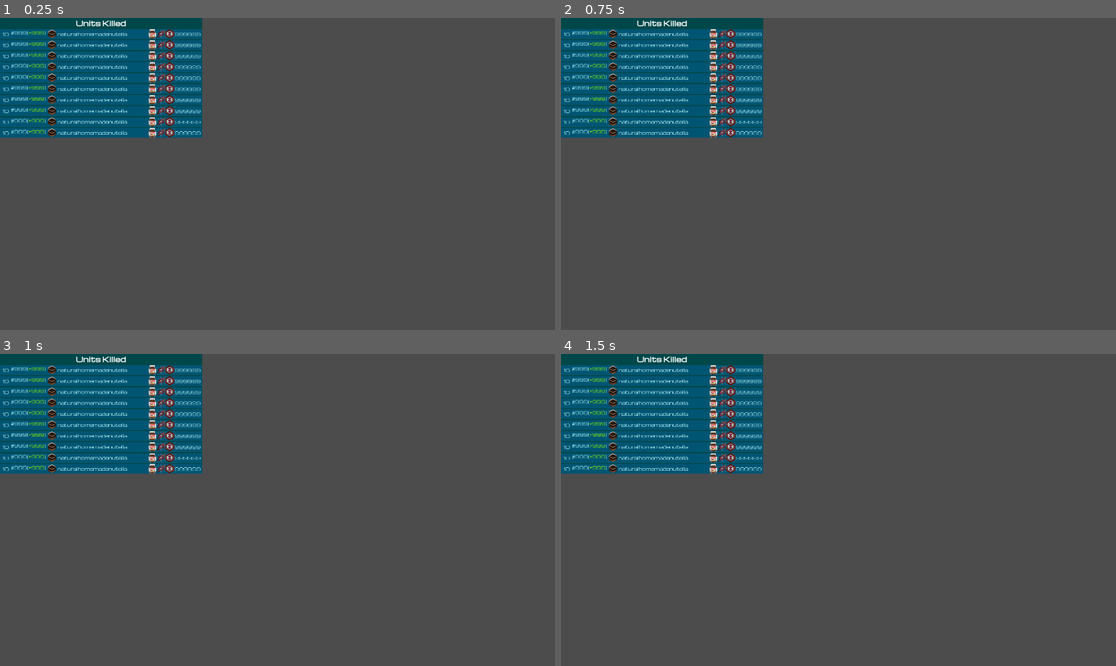
Above: before the commit, frames 1-4 (two rows, left to right).
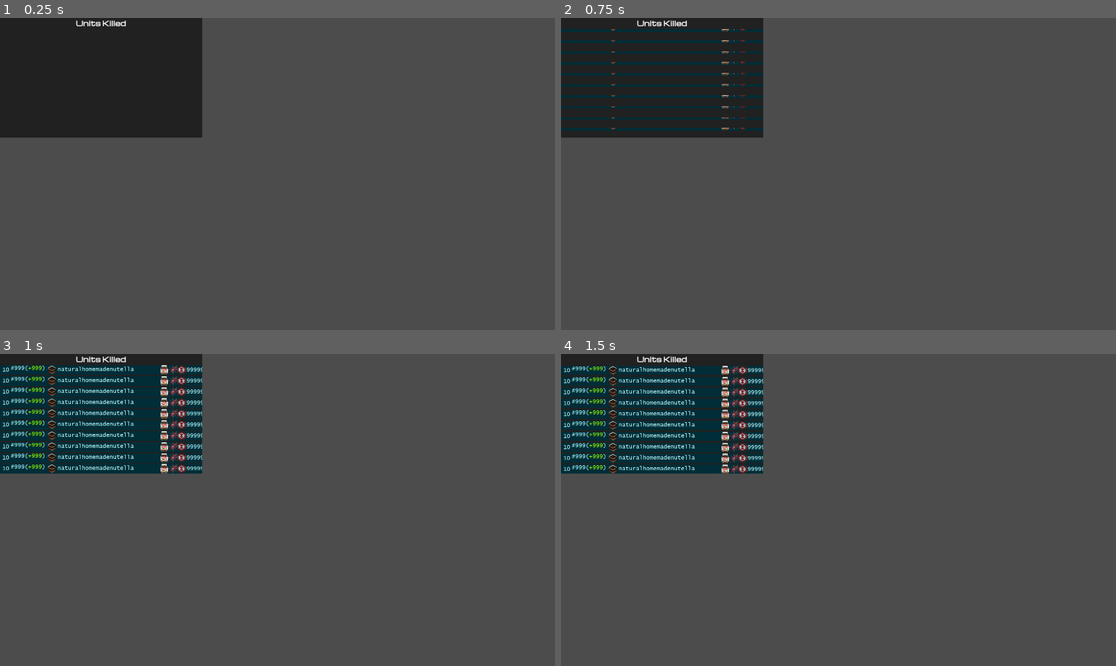
Above: after the commit, the same moments.

Repository: twitchplayssc/twitchplayssc-overlay-ex
Game: Godot game, scene res://LeaderboardTable.tscn
The game is run twice, just before and just after one commit, with the same random seed, the same clock (stepped at 60 frames per second) and the same inputs. This scene is started directly instead of the project's main scene.
Inputs:
- Up to frame 1 (0.25 s): no input
- Up to frame 2 (0.75 s): tap Enter at 0.5 s
- Up to frame 3 (1 s): no input
- Up to frame 4 (1.5 s): no input

The runs differ from the first frame. In frame 1, 14% of the frame differs, in the area x 0-37%, y 0-39%; in frame 2, 14%; in frame 3, 13%; in frame 4, 14%.

Commit message:
Tweaked leaderboard styles

Diff:
--- a/EventLine.gd
+++ b/EventLine.gd
@@ -8,6 +8,7 @@
 		$Panel/Label.bbcode_text = new_value
 
 func _ready():
+	$Panel/Label.bbcode_enabled = true
 	$Panel/Label.bbcode_text = text
 
 func _on_LifeTime_timeout():
--- a/LeaderboardEntry.gd
+++ b/LeaderboardEntry.gd
@@ -1,12 +1,27 @@
-extends PanelContainer
+extends Control
+
+var active = false
+
+func _ready():
+	$Panel.rect_position.y = -100
+	activate()
 
 func reset():
-	for node in $HBoxContainer/Badges.get_children():
+	for node in $Panel/HBoxContainer/Badges.get_children():
 		node.queue_free()
 	hide()
+	$Panel.rect_position.y = -37
+	active = false
+
+func activate():
+	active = true
+
+func _process(delta):
+	if active and $Panel.rect_position.y < 0:
+		$Panel.rect_position.y += 100.0 * delta
 
 func update_state(num, player):
-	$HBoxContainer/Number.text = String(num)
+	$Panel/HBoxContainer/Number.text = String(num)
 
 	var position = String(player["globalRank"])
 	var climb = String(player["climb"])
@@ -16,18 +31,19 @@
 			climb = "[color=#AAFFAA]+"+climb+"[/color]"
 		else:
 			climb = "[color=#FFAAAA]"+climb+"[/color]"
-	$HBoxContainer/Position.bbcode_text = position + " (" + climb + ")"
+	$Panel/HBoxContainer/Position.bbcode_text = position + " (" + climb + ")"
 
 	var max_badges = 3
 	for badge in player["badges"]:
 		var badge_node = $BadgesSmall.get_node(badge)
-		$HBoxContainer/Badges.add_child(badge_node.duplicate())
+		$Panel/HBoxContainer/Badges.add_child(badge_node.duplicate())
 		max_badges-=1
 		if max_badges<=0:
 			break
 
-	$HBoxContainer/League/Icon.update_state(player["league"])
-	$HBoxContainer/PlayerNameBar/PlayerName.text = player["name"]
-	$HBoxContainer/Value.text = String(player["value"])
-
+	$Panel/HBoxContainer/League/Icon.update_state(player["league"])
+	$Panel/HBoxContainer/PlayerNameBar/PlayerName.text = player["name"]
+	$Panel/HBoxContainer/Value.text = String(player["value"])
+	$Panel.position.y = -37
+	active = false
 	show()
--- a/LeaderboardEntry.tscn
+++ b/LeaderboardEntry.tscn
@@ -1,6 +1,7 @@
-[gd_scene load_steps=33 format=2]
-
-[ext_resource path="res://fonts/leaderboard_font.tres" type="DynamicFont" id=1]
+[gd_scene load_steps=35 format=2]
+
+[ext_resource path="res://fonts/Lucida Console.ttf" type="DynamicFontData" id=1]
+[ext_resource path="res://fonts/leaderboard_lucia.tres" type="DynamicFont" id=2]
 [ext_resource path="res://icons/badges/64px/forge.png" type="Texture" id=3]
 [ext_resource path="res://icons/badges/64px/turret.png" type="Texture" id=4]
 [ext_resource path="res://icons/badges/64px/top50_s2.png" type="Texture" id=5]
@@ -32,69 +33,83 @@
 [ext_resource path="res://LeaderboardEntry.gd" type="Script" id=31]
 [ext_resource path="res://LeagueIcon.tscn" type="PackedScene" id=32]
 
-[sub_resource type="StyleBoxFlat" id=1]
-bg_color = Color( 0, 0.333333, 0.447059, 1 )
-
-[node name="LeaderboardEntry" type="PanelContainer"]
+[sub_resource type="StyleBoxFlat" id=3]
+bg_color = Color( 0, 0.176471, 0.215686, 1 )
+
+[sub_resource type="DynamicFont" id=2]
+size = 20
+use_filter = true
+font_data = ExtResource( 1 )
+
+[node name="LeaderboardEntry" type="Control"]
 margin_top = 47.0
 margin_right = 721.0
 margin_bottom = 81.0
-custom_styles/panel = SubResource( 1 )
+rect_min_size = Vector2( 0, 34 )
+rect_clip_content = true
 script = ExtResource( 31 )
+
+[node name="Panel" type="Panel" parent="."]
+margin_right = 721.0
+margin_bottom = 34.0
+rect_min_size = Vector2( 0, 34 )
+custom_styles/panel = SubResource( 3 )
 __meta__ = {
 "_edit_use_anchors_": false
 }
 
-[node name="HBoxContainer" type="HBoxContainer" parent="."]
+[node name="HBoxContainer" type="HBoxContainer" parent="Panel"]
 margin_right = 721.0
 margin_bottom = 34.0
 custom_constants/separation = -3
 
-[node name="Number" type="Label" parent="HBoxContainer"]
-margin_top = 5.0
-margin_right = 40.0
-margin_bottom = 29.0
+[node name="Number" type="Label" parent="Panel/HBoxContainer"]
+margin_top = 6.0
+margin_right = 40.0
+margin_bottom = 27.0
 rect_min_size = Vector2( 40, 0 )
 rect_clip_content = true
 size_flags_horizontal = 0
-custom_fonts/font = ExtResource( 1 )
+custom_fonts/font = ExtResource( 2 )
 custom_colors/font_color = Color( 0.729412, 0.980392, 1, 1 )
 text = "10"
 align = 1
 clip_text = true
 
-[node name="Position" type="RichTextLabel" parent="HBoxContainer"]
+[node name="Position" type="RichTextLabel" parent="Panel/HBoxContainer"]
 margin_left = 37.0
 margin_right = 167.0
 margin_bottom = 34.0
 rect_min_size = Vector2( 130, 0 )
 size_flags_horizontal = 0
-custom_fonts/normal_font = ExtResource( 1 )
+custom_fonts/normal_font = SubResource( 2 )
 custom_colors/default_color = Color( 0.678431, 0.976471, 1, 1 )
 bbcode_enabled = true
 bbcode_text = "#999([color=#99FF00]+999[/color])"
-tab_size = 0
+meta_underlined = false
+tab_size = 1
 text = "#999(+999)"
+fit_content_height = true
 scroll_active = false
 
-[node name="League" type="Control" parent="HBoxContainer"]
+[node name="League" type="Control" parent="Panel/HBoxContainer"]
 margin_left = 164.0
 margin_right = 198.0
 margin_bottom = 34.0
 rect_min_size = Vector2( 34, 34 )
 size_flags_vertical = 5
 
-[node name="Icon" parent="HBoxContainer/League" instance=ExtResource( 32 )]
+[node name="Icon" parent="Panel/HBoxContainer/League" instance=ExtResource( 32 )]
 rect_scale = Vector2( 0.3, 0.3 )
 
-[node name="PlayerNameBar" type="Control" parent="HBoxContainer"]
+[node name="PlayerNameBar" type="Control" parent="Panel/HBoxContainer"]
 margin_left = 195.0
-margin_right = 535.0
+margin_right = 555.0
 margin_bottom = 34.0
 rect_clip_content = true
 size_flags_horizontal = 3
 
-[node name="PlayerName" type="Label" parent="HBoxContainer/PlayerNameBar"]
+[node name="PlayerName" type="Label" parent="Panel/HBoxContainer/PlayerNameBar"]
 margin_left = 4.0
 margin_top = 4.0
 margin_right = 294.0
@@ -102,50 +117,125 @@
 rect_min_size = Vector2( 100, 0 )
 rect_clip_content = true
 size_flags_horizontal = 2
-custom_fonts/font = ExtResource( 1 )
+custom_fonts/font = ExtResource( 2 )
 custom_colors/font_color = Color( 0.729412, 0.980392, 1, 1 )
 text = "naturalhomemadenutella"
 __meta__ = {
 "_edit_use_anchors_": false
 }
 
-[node name="Badges" type="HBoxContainer" parent="HBoxContainer"]
-margin_left = 532.0
-margin_right = 624.0
+[node name="Badges" type="HBoxContainer" parent="Panel/HBoxContainer"]
+margin_left = 552.0
+margin_right = 644.0
 margin_bottom = 34.0
 custom_constants/separation = -2
 
-[node name="nutella2" type="TextureRect" parent="HBoxContainer/Badges"]
+[node name="nutella2" type="TextureRect" parent="Panel/HBoxContainer/Badges"]
 margin_right = 32.0
 margin_bottom = 34.0
 texture = ExtResource( 17 )
 
-[node name="scooter_elite2" type="TextureRect" parent="HBoxContainer/Badges"]
+[node name="scooter_elite2" type="TextureRect" parent="Panel/HBoxContainer/Badges"]
 margin_left = 30.0
 margin_right = 62.0
 margin_bottom = 34.0
 texture = ExtResource( 18 )
 
-[node name="survival2" type="TextureRect" parent="HBoxContainer/Badges"]
+[node name="survival2" type="TextureRect" parent="Panel/HBoxContainer/Badges"]
 margin_left = 60.0
 margin_right = 92.0
 margin_bottom = 34.0
 texture = ExtResource( 20 )
 
-[node name="Value" type="Label" parent="HBoxContainer"]
-margin_left = 621.0
-margin_top = 5.0
-margin_right = 721.0
-margin_bottom = 29.0
-rect_min_size = Vector2( 100, 0 )
+[node name="Value" type="Label" parent="Panel/HBoxContainer"]
+margin_left = 641.0
+margin_top = 6.0
+margin_right = 721.0
+margin_bottom = 27.0
+rect_min_size = Vector2( 80, 0 )
 rect_clip_content = true
 size_flags_horizontal = 12
-custom_fonts/font = ExtResource( 1 )
+custom_fonts/font = ExtResource( 2 )
 custom_colors/font_color = Color( 0.729412, 0.980392, 1, 1 )
 text = "999999"
 align = 1
 clip_text = true
 
+[node name="BadgesLarge" type="Control" parent="."]
+visible = false
+margin_right = 721.0
+margin_bottom = 34.0
+
+[node name="nutella" type="TextureRect" parent="BadgesLarge"]
+margin_right = 40.0
+margin_bottom = 40.0
+texture = ExtResource( 14 )
+
+[node name="horsie" type="TextureRect" parent="BadgesLarge"]
+margin_right = 40.0
+margin_bottom = 40.0
+texture = ExtResource( 15 )
+
+[node name="scooter" type="TextureRect" parent="BadgesLarge"]
+margin_right = 40.0
+margin_bottom = 40.0
+texture = ExtResource( 11 )
+
+[node name="scooter_elite" type="TextureRect" parent="BadgesLarge"]
+margin_right = 40.0
+margin_bottom = 40.0
+texture = ExtResource( 16 )
+
+[node name="survival" type="TextureRect" parent="BadgesLarge"]
+margin_right = 40.0
+margin_bottom = 40.0
+texture = ExtResource( 25 )
+
+[node name="survival_s2" type="TextureRect" parent="BadgesLarge"]
+margin_right = 40.0
+margin_bottom = 40.0
+texture = ExtResource( 26 )
+
+[node name="top10" type="TextureRect" parent="BadgesLarge"]
+margin_right = 40.0
+margin_bottom = 40.0
+texture = ExtResource( 29 )
+
+[node name="top10_s2" type="TextureRect" parent="BadgesLarge"]
+margin_right = 40.0
+margin_bottom = 40.0
+texture = ExtResource( 27 )
+
+[node name="top25" type="TextureRect" parent="BadgesLarge"]
+margin_right = 40.0
+margin_bottom = 40.0
+texture = ExtResource( 28 )
+
+[node name="top25_s2" type="TextureRect" parent="BadgesLarge"]
+margin_right = 40.0
+margin_bottom = 40.0
+texture = ExtResource( 30 )
+
+[node name="top50" type="TextureRect" parent="BadgesLarge"]
+margin_right = 40.0
+margin_bottom = 40.0
+texture = ExtResource( 6 )
+
+[node name="top50_s2" type="TextureRect" parent="BadgesLarge"]
+margin_right = 40.0
+margin_bottom = 40.0
+texture = ExtResource( 5 )
+
+[node name="turret" type="TextureRect" parent="BadgesLarge"]
+margin_right = 40.0
+margin_bottom = 40.0
+texture = ExtResource( 4 )
+
+[node name="forge" type="TextureRect" parent="BadgesLarge"]
+margin_right = 40.0
+margin_bottom = 40.0
+texture = ExtResource( 3 )
+
 [node name="BadgesSmall" type="Control" parent="."]
 visible = false
 margin_right = 721.0
@@ -220,78 +310,3 @@
 margin_right = 40.0
 margin_bottom = 40.0
 texture = ExtResource( 10 )
-
-[node name="BadgesLarge" type="Control" parent="."]
-visible = false
-margin_right = 721.0
-margin_bottom = 34.0
-
-[node name="nutella" type="TextureRect" parent="BadgesLarge"]
-margin_right = 40.0
-margin_bottom = 40.0
-texture = ExtResource( 14 )
-
-[node name="horsie" type="TextureRect" parent="BadgesLarge"]
-margin_right = 40.0
-margin_bottom = 40.0
-texture = ExtResource( 15 )
-
-[node name="scooter" type="TextureRect" parent="BadgesLarge"]
-margin_right = 40.0
-margin_bottom = 40.0
-texture = ExtResource( 11 )
-
-[node name="scooter_elite" type="TextureRect" parent="BadgesLarge"]
-margin_right = 40.0
-margin_bottom = 40.0
-texture = ExtResource( 16 )
-
-[node name="survival" type="TextureRect" parent="BadgesLarge"]
-margin_right = 40.0
-margin_bottom = 40.0
-texture = ExtResource( 25 )
-
-[node name="survival_s2" type="TextureRect" parent="BadgesLarge"]
-margin_right = 40.0
-margin_bottom = 40.0
-texture = ExtResource( 26 )
-
-[node name="top10" type="TextureRect" parent="BadgesLarge"]
-margin_right = 40.0
-margin_bottom = 40.0
-texture = ExtResource( 29 )
-
-[node name="top10_s2" type="TextureRect" parent="BadgesLarge"]
-margin_right = 40.0
-margin_bottom = 40.0
-texture = ExtResource( 27 )
-
-[node name="top25" type="TextureRect" parent="BadgesLarge"]
-margin_right = 40.0
-margin_bottom = 40.0
-texture = ExtResource( 28 )
-
-[node name="top25_s2" type="TextureRect" parent="BadgesLarge"]
-margin_right = 40.0
-margin_bottom = 40.0
-texture = ExtResource( 30 )
-
-[node name="top50" type="TextureRect" parent="BadgesLarge"]
-margin_right = 40.0
-margin_bottom = 40.0
-texture = ExtResource( 6 )
-
-[node name="top50_s2" type="TextureRect" parent="BadgesLarge"]
-margin_right = 40.0
-margin_bottom = 40.0
-texture = ExtResource( 5 )
-
-[node name="turret" type="TextureRect" parent="BadgesLarge"]
-margin_right = 40.0
-margin_bottom = 40.0
-texture = ExtResource( 4 )
-
-[node name="forge" type="TextureRect" parent="BadgesLarge"]
-margin_right = 40.0
-margin_bottom = 40.0
-texture = ExtResource( 3 )
--- a/LeaderboardEntryGlobal.gd
+++ b/LeaderboardEntryGlobal.gd
@@ -1,9 +1,7 @@
 extends PanelContainer
 
-var style = StyleBoxFlat.new()
-
 func ready():
-	add_stylebox_override("panel", style)
+	$BG_Highlight.hide()
 
 func reset():
 	for node in $HBoxContainer/Badges.get_children():
@@ -14,9 +12,9 @@
 	$HBoxContainer/Number.text = String(num)
 
 	if player.has("highlight") and player["highlight"] == "true":
-		style.set_bg_color(Color("55AAFF"))
+		$BG_Highlight.show()
 	else:
-		style.set_bg_color(Color("#005572"))
+		$BG_Highlight.hide()
 	var max_badges = 5
 	for badge in player["badges"]:
 		var badge_node = $BadgesSmall.get_node(badge)
--- a/LeaderboardEntryGlobal.tscn
+++ b/LeaderboardEntryGlobal.tscn
@@ -1,6 +1,6 @@
-[gd_scene load_steps=33 format=2]
-
-[ext_resource path="res://fonts/leaderboard_font.tres" type="DynamicFont" id=1]
+[gd_scene load_steps=35 format=2]
+
+[ext_resource path="res://fonts/leaderboard_lucia.tres" type="DynamicFont" id=1]
 [ext_resource path="res://LeaderboardEntryGlobal.gd" type="Script" id=2]
 [ext_resource path="res://icons/badges/64px/forge.png" type="Texture" id=3]
 [ext_resource path="res://icons/badges/64px/turret.png" type="Texture" id=4]
@@ -32,8 +32,13 @@
 [ext_resource path="res://icons/badges/64px/top25_s2.png" type="Texture" id=30]
 [ext_resource path="res://LeagueIcon.tscn" type="PackedScene" id=32]
 
-[sub_resource type="StyleBoxFlat" id=1]
-bg_color = Color( 0, 0.333333, 0.447059, 1 )
+[sub_resource type="StyleBoxEmpty" id=1]
+
+[sub_resource type="StyleBoxFlat" id=2]
+bg_color = Color( 0, 0.0980392, 0.0901961, 1 )
+
+[sub_resource type="StyleBoxFlat" id=3]
+bg_color = Color( 0, 0.396078, 0.364706, 1 )
 
 [node name="LeaderboardEntry" type="PanelContainer"]
 margin_top = 47.0
@@ -45,15 +50,25 @@
 "_edit_use_anchors_": false
 }
 
+[node name="BG_Default" type="Panel" parent="."]
+margin_right = 721.0
+margin_bottom = 48.0
+custom_styles/panel = SubResource( 2 )
+
+[node name="BG_Highlight" type="Panel" parent="."]
+margin_right = 721.0
+margin_bottom = 48.0
+custom_styles/panel = SubResource( 3 )
+
 [node name="HBoxContainer" type="HBoxContainer" parent="."]
 margin_right = 721.0
-margin_bottom = 34.0
+margin_bottom = 48.0
 custom_constants/separation = -3
 
 [node name="Number" type="Label" parent="HBoxContainer"]
-margin_top = 5.0
-margin_right = 40.0
-margin_bottom = 29.0
+margin_top = 13.0
+margin_right = 40.0
+margin_bottom = 34.0
 rect_min_size = Vector2( 40, 0 )
 rect_clip_content = true
 size_flags_horizontal = 0
@@ -66,7 +81,7 @@
 [node name="League" type="Control" parent="HBoxContainer"]
 margin_left = 37.0
 margin_right = 71.0
-margin_bottom = 34.0
+margin_bottom = 48.0
 rect_min_size = Vector2( 34, 34 )
 size_flags_vertical = 5
 
@@ -75,8 +90,8 @@
 
 [node name="PlayerNameBar" type="Control" parent="HBoxContainer"]
 margin_left = 68.0
-margin_right = 485.0
-margin_bottom = 34.0
+margin_right = 535.0
+margin_bottom = 48.0
 rect_clip_content = true
 size_flags_horizontal = 3
 
@@ -96,34 +111,34 @@
 }
 
 [node name="Badges" type="HBoxContainer" parent="HBoxContainer"]
-margin_left = 482.0
-margin_right = 574.0
-margin_bottom = 34.0
+margin_left = 532.0
+margin_right = 624.0
+margin_bottom = 48.0
 custom_constants/separation = -2
 
 [node name="nutella2" type="TextureRect" parent="HBoxContainer/Badges"]
 margin_right = 32.0
-margin_bottom = 34.0
+margin_bottom = 48.0
 texture = ExtResource( 17 )
 
 [node name="scooter_elite2" type="TextureRect" parent="HBoxContainer/Badges"]
 margin_left = 30.0
 margin_right = 62.0
-margin_bottom = 34.0
+margin_bottom = 48.0
 texture = ExtResource( 18 )
 
 [node name="survival2" type="TextureRect" parent="HBoxContainer/Badges"]
 margin_left = 60.0
 margin_right = 92.0
-margin_bottom = 34.0
+margin_bottom = 48.0
 texture = ExtResource( 20 )
 
 [node name="Value" type="Label" parent="HBoxContainer"]
-margin_left = 571.0
-margin_top = 5.0
-margin_right = 721.0
-margin_bottom = 29.0
-rect_min_size = Vector2( 150, 0 )
+margin_left = 621.0
+margin_top = 13.0
+margin_right = 721.0
+margin_bottom = 34.0
+rect_min_size = Vector2( 100, 0 )
 rect_clip_content = true
 size_flags_horizontal = 12
 custom_fonts/font = ExtResource( 1 )
--- a/LeaderboardTable.gd
+++ b/LeaderboardTable.gd
@@ -1,4 +1,10 @@
 extends PanelContainer
+
+var next_entry = 1
+
+func set_timer(delay):
+	$Delay.wait_time = delay+0.01
+	$Delay.start()
 
 func update_state(board):
 	$Table/Header.text = board["title"]
@@ -15,9 +21,19 @@
 	$Table/LeaderboardEntry9.reset()
 	$Table/LeaderboardEntry10.reset()
 
+	next_entry = 0
+
 	for player in board["players"]:
 		$Table.get_child(i).update_state(i, player)
 		i+=1
+		next_entry+=1
 
 func _ready():
 	pass # Replace with function body.
+
+func _on_Delay_timeout():
+	$Table.get_child(next_entry).activate()
+	if next_entry > 1:
+		next_entry-=1
+		$Delay.wait_time = 0.5
+		$Delay.start()
--- a/LeaderboardTable.tscn
+++ b/LeaderboardTable.tscn
@@ -5,7 +5,7 @@
 [ext_resource path="res://LeaderboardTable.gd" type="Script" id=3]
 
 [sub_resource type="StyleBoxFlat" id=1]
-bg_color = Color( 0, 0.278431, 0.290196, 1 )
+bg_color = Color( 0.129412, 0.129412, 0.129412, 1 )
 
 [sub_resource type="DynamicFont" id=2]
 size = 24
@@ -24,6 +24,9 @@
 __meta__ = {
 "_edit_use_anchors_": false
 }
+
+[node name="Delay" type="Timer" parent="."]
+one_shot = true
 
 [node name="Table" type="VBoxContainer" parent="."]
 margin_right = 700.0
@@ -88,3 +91,4 @@
 margin_top = 381.0
 margin_right = 700.0
 margin_bottom = 415.0
+[connection signal="timeout" from="Delay" to="." method="_on_Delay_timeout"]
--- a/LeaderboardTableGlobal.tscn
+++ b/LeaderboardTableGlobal.tscn
@@ -5,7 +5,7 @@
 [ext_resource path="res://LeaderboardTableGlobal.gd" type="Script" id=3]
 
 [sub_resource type="StyleBoxFlat" id=1]
-bg_color = Color( 0, 0.278431, 0.290196, 1 )
+bg_color = Color( 0, 0.0745098, 0.0784314, 1 )
 
 [sub_resource type="DynamicFont" id=2]
 size = 24
--- a/Leaderboards.gd
+++ b/Leaderboards.gd
@@ -15,6 +15,7 @@
 	for board in json["gameleaderboards"]:
 		var node = $Screen1/LB_Grid.get_child(i)
 		node.update_state(board)
+		node.set_timer(float(i))
 		i+=1
 
 	i = 0
--- a/Overlay.gd
+++ b/Overlay.gd
@@ -25,6 +25,12 @@
 func incoming_message(id):
 	var pkt = server.get_peer(id).get_packet()
 	var s = pkt.get_string_from_utf8()
+
+	$PingTimeout.start()
+
+	if s=="ping":
+		return
+
 	var json = JSON.parse(s.substr(5)).result
 
 	if json.has("mode"):
@@ -141,3 +147,9 @@
 
 func _on_cutscene_finished():
 	$CutscenePlayer.hide()
+
+
+func _on_PingTimeout():
+	server = WebSocketServer.new()
+	var _err = server.listen(14228)
+	$PingTimeout.start()
--- a/Overlay.tscn
+++ b/Overlay.tscn
@@ -152,9 +152,10 @@
 custom_colors/font_color_shadow = Color( 1, 1, 1, 0.368627 )
 custom_constants/shadow_offset_x = 4
 custom_constants/shadow_offset_y = 4
-text = "VICTORY"
+text = "Victory"
 align = 1
 valign = 1
+uppercase = true
 __meta__ = {
 "_edit_use_anchors_": false
 }
@@ -308,6 +309,7 @@
 margin_bottom = 831.0
 
 [node name="Screen2" type="Control" parent="Leaderboards"]
+visible = false
 anchor_right = 1.0
 anchor_bottom = 1.0
 __meta__ = {
@@ -670,5 +672,10 @@
 __meta__ = {
 "_edit_use_anchors_": false
 }
+
+[node name="PingTimeout" type="Timer" parent="."]
+wait_time = 2.0
+one_shot = true
 [connection signal="timeout" from="Leaderboards/Screen1_Wait" to="Leaderboards" method="_on_screen1_timeout"]
 [connection signal="finished" from="CutscenePlayer" to="." method="_on_cutscene_finished"]
+[connection signal="timeout" from="PingTimeout" to="." method="_on_PingTimeout"]
--- /dev/null
+++ b/fonts/leaderboard_lucia.tres
@@ -0,0 +1,8 @@
+[gd_resource type="DynamicFont" load_steps=2 format=2]
+
+[ext_resource path="res://fonts/Lucida Console.ttf" type="DynamicFontData" id=1]
+
+[resource]
+size = 20
+use_filter = true
+font_data = ExtResource( 1 )
Binary file added: fonts/Lucida Console.ttf
